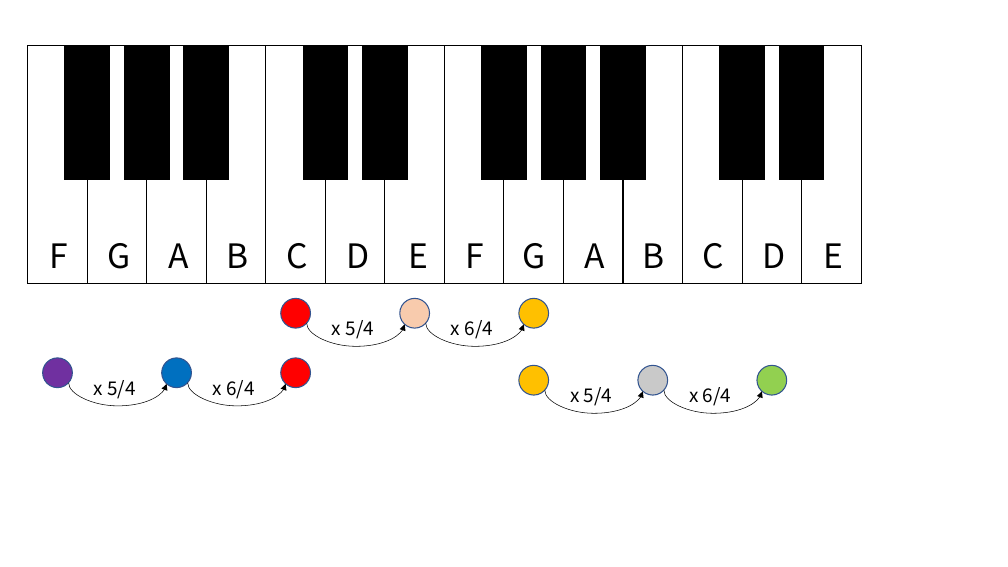
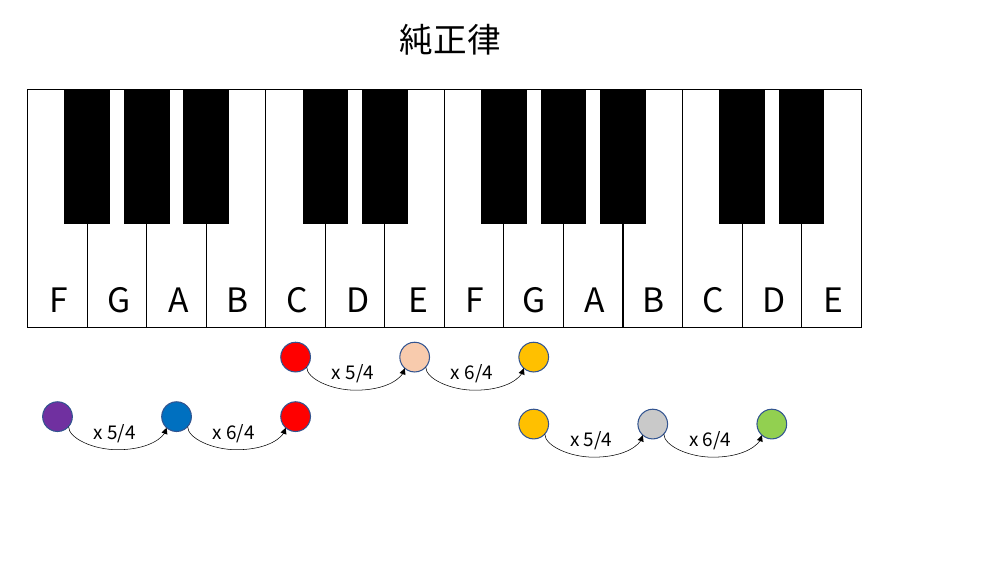
Before and after one commit to kaityo256/zenn-content, a slide deck: slide 2 of articles/pythagorean_tuning/fig.pptx. Drawn at 1008x567 pixels with LibreOffice and Linux fonts; fonts in the diff are those of the drawing. Boxes give left, top, right and bottom in pixels: in the first picture for what was removed or moved away, otherwise in the second. Text is boxed around its words. In the diff, an @@ line names an element or a change of style, - is before the commit and + after.

```diff
--- a/articles/pythagorean_tuning/fig.pptx
+++ b/articles/pythagorean_tuning/fig.pptx
@@ text added at box(400, 23, 501, 55), 32 pt, text #000000 @@
+純正律
@@ 24 rectangles, 20 texts, 9 ellipses, 6 curved arrows: place and size @@
-24 rectangles, 20 texts, 9 ellipses, 6 curved arrows at box(28, 45, 861, 414)
+24 rectangles, 20 texts, 9 ellipses, 6 curved arrows at box(28, 89, 861, 457)
```
Also in this commit, not shown: 2 other slides changed.
